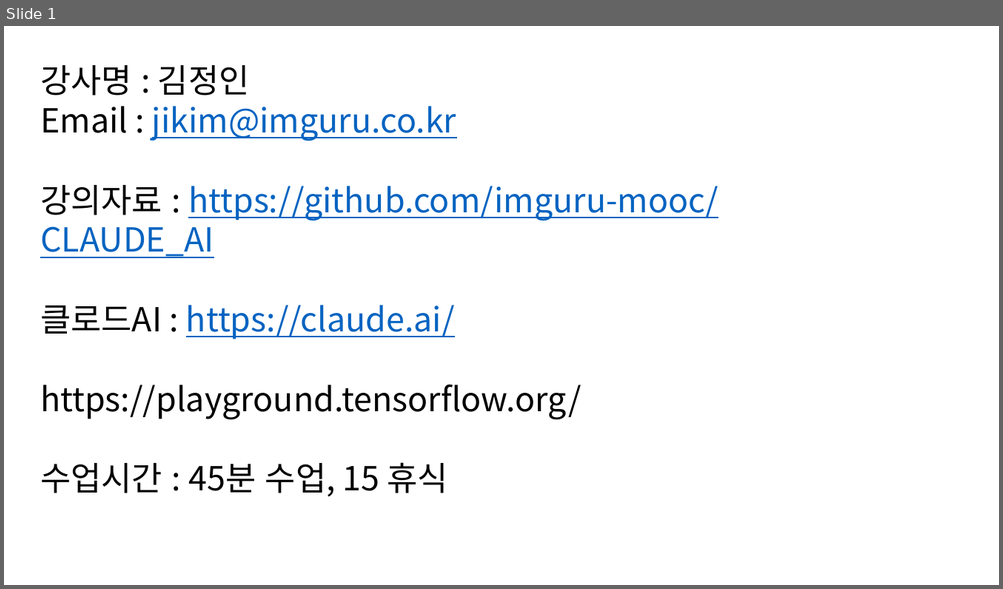
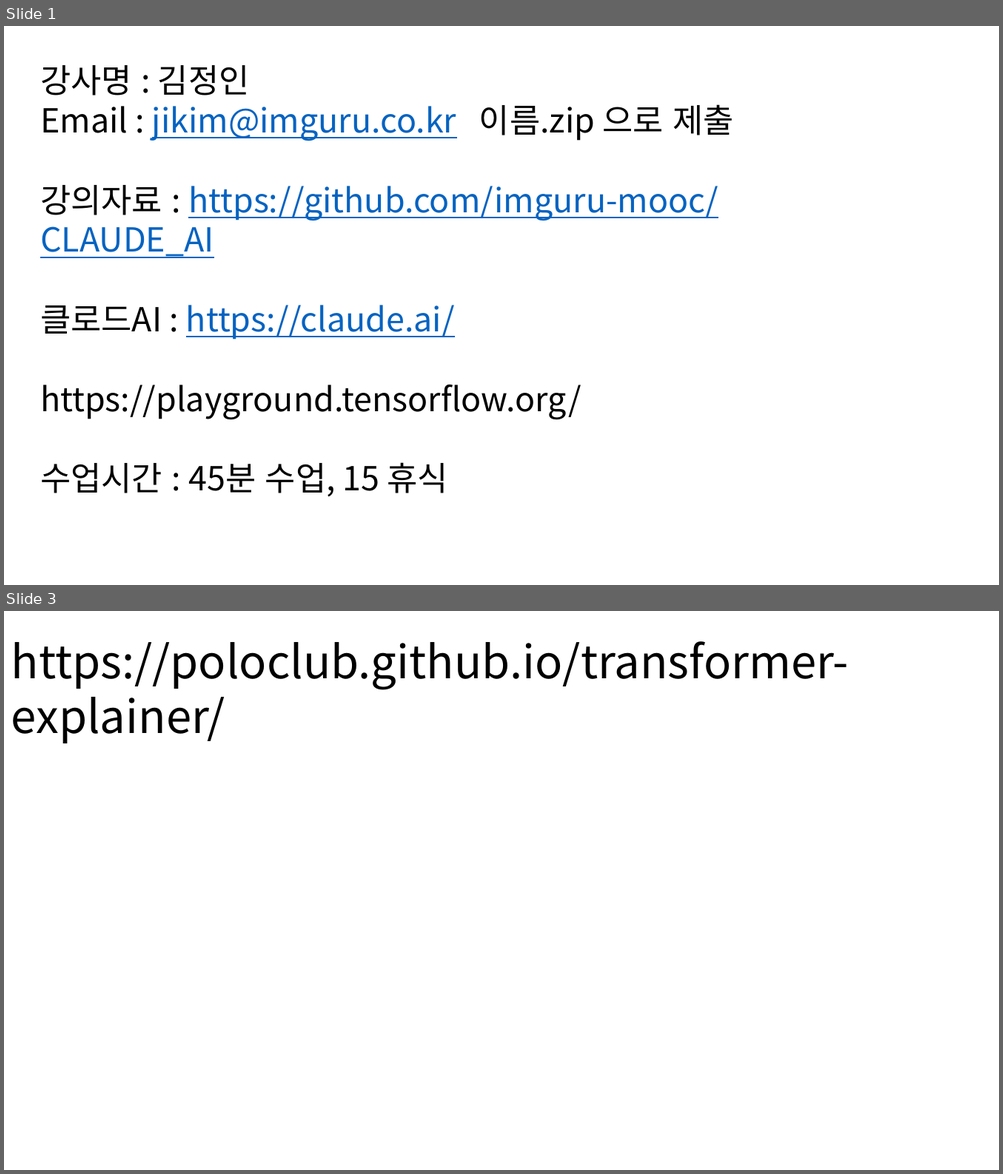
Before and after one commit to imguru-mooc/CLAUDE_AI, a slide deck: 판서.pptx. Shown one above the other, each under a label of ours: slide 1 before the commit, slides 1 and 3 after it; the slides between them are not shown. The pictures are 1003x589 and 1003x1174 pixels, drawn with LibreOffice and Linux fonts; fonts in the diff are those of the drawing. Boxes give left, top, right and bottom in pixels: in the first picture for what was removed or moved away, otherwise in the second. Text is boxed around its words. In the diff, an @@ line names an element or a change of style, - is before the commit and + after.

```diff
--- a/판서.pptx
+++ b/판서.pptx
@@ slide 3 added at (4, 611, 999, 1170), background #FFFFFF @@
@@ text added at (11, 641, 848, 743), 44 pt, text #000000 @@
+https://poloclub.github.io/transformer-explainer/
@@ slide 1 changed as well @@
@@ text at (40, 104, 733, 141): text changed @@
-Email : jikim@imguru.co.kr
+Email : jikim@imguru.co.kr 이름.zip 으로 제출
```
Also in this commit, not shown: 6 other slides added.
